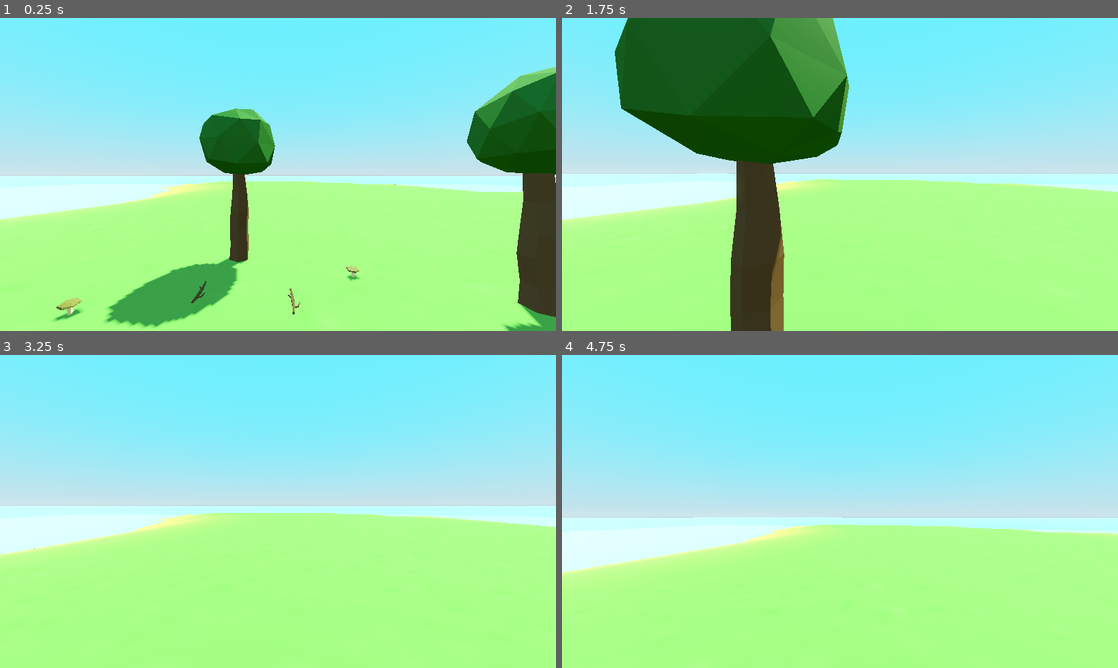
Above: before the commit, frames 1-4 (two rows, left to right).
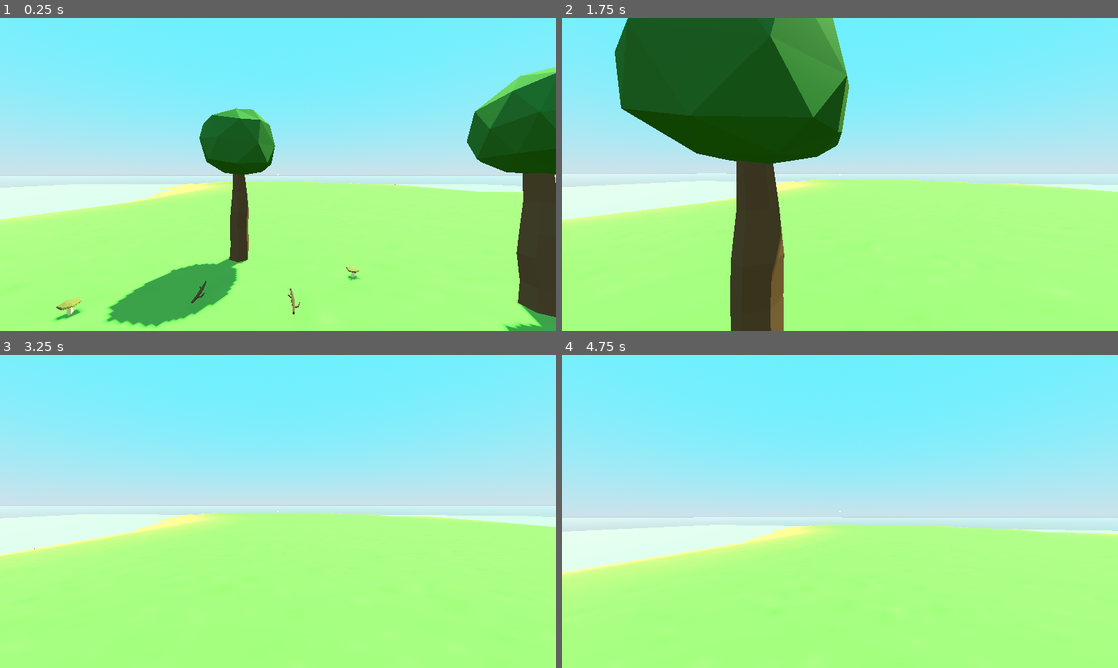
Above: after the commit, the same moments.

Repository: yrubner/3DSurvivalGD
Game: Godot game, scene res://game/main_game.tscn
The game is run twice, just before and just after one commit, with the same random seed, the same clock (stepped at 60 frames per second) and the same inputs.
Inputs (mouse positions are in pixels of both pictures, inside the frame that each line leads up to):
- Up to frame 1 (0.25 s): no input
- Up to frame 2 (1.75 s): tap Enter at 0.5 s; move the mouse to (867, 174) at 0.52 s; hold W (move_forward) from 0.53 s (still down); tap F (interact) at 0.6, 1.35 s; tap Space (jump) at 0.77, 1.52 s; move the mouse to (812, 174) at 1.27 s
- Up to frame 3 (3.25 s): keep holding W (move_forward); move the mouse to (289, 505) at 2.02 s; hold Shift (sprint) 2.03-2.78 s; tap F (interact) at 2.3, 2.85 s; move the mouse to (272, 517) at 2.77 s; tap Space (jump) at 3.02 s
- Up to frame 4 (4.75 s): keep holding W (move_forward); tap Space (jump) at 3.5, 3.77, 4.52 s; move the mouse to (878, 514) at 3.52 s; tap F (interact) at 3.6, 4.55 s; tap Enter at 4.25 s; move the mouse to (795, 508) at 4.27 s; tap Shift (sprint) at 4.35 s

The runs differ from the first frame. In frame 1, 0.2% of the frame differs, in the area x 9-97%, y 49-100%; in frame 2, 0.1%; in frame 3, 0.2%; in frame 4, 0.4%, in the area x 0-100%, y 49-70%.

Commit message:
Finished Lesson 4: HUD, Events and Bulletins

Diff:
--- a/actors/player/interaction_ray_cast.gd
+++ b/actors/player/interaction_ray_cast.gd
@@ -1,7 +1,20 @@
 extends RayCast3D
 
+var is_hitting := false
+
 func check_interaction() -> void:
-	if is_colliding() and Input.is_action_just_pressed("interact"):
+	if is_colliding():
 		var collider := get_collider()
-		if collider is Interactable:
+		if not collider is Interactable:
+			return
+
+		if Input.is_action_just_pressed("interact"):
 			collider.start_interaction()
+
+		if not is_hitting:
+			is_hitting = true
+			EventSystem.BUL_create_bulletin.emit(BulletinConfig.Keys.InteractionPrompt, collider.prompt)
+
+	elif is_hitting:
+		is_hitting = false
+		EventSystem.BUL_destroy_bulletin.emit(BulletinConfig.Keys.InteractionPrompt)
--- /dev/null
+++ b/bulletins/bulletin.gd
@@ -0,0 +1,5 @@
+extends Control
+class_name Bulletin
+
+func initialize(_extra_arg) -> void:
+	return
--- /dev/null
+++ b/bulletins/interaction_prompt.gd
@@ -0,0 +1,10 @@
+extends Bulletin
+
+var prompt_text := ""
+
+func initialize(prompt) -> void:
+	if prompt is String:
+		prompt_text = prompt
+
+func _ready() -> void:
+	$Label.text = prompt_text
--- /dev/null
+++ b/bulletins/interaction_prompt.tscn
@@ -0,0 +1,30 @@
+[gd_scene load_steps=2 format=3 uid="uid://ccgt2wk1bx12i"]
+
+[ext_resource type="Script" path="res://bulletins/interaction_prompt.gd" id="1_wphqp"]
+
+[node name="InteractionPrompt" type="Control"]
+layout_mode = 3
+anchors_preset = 15
+anchor_right = 1.0
+anchor_bottom = 1.0
+grow_horizontal = 2
+grow_vertical = 2
+script = ExtResource("1_wphqp")
+
+[node name="Label" type="Label" parent="."]
+custom_minimum_size = Vector2(128, 64)
+layout_mode = 1
+anchors_preset = 8
+anchor_left = 0.5
+anchor_top = 0.5
+anchor_right = 0.5
+anchor_bottom = 0.5
+offset_left = 16.0
+offset_top = -32.0
+offset_right = 144.0
+offset_bottom = 32.0
+grow_horizontal = 2
+grow_vertical = 2
+horizontal_alignment = 1
+vertical_alignment = 1
+autowrap_mode = 2
--- /dev/null
+++ b/game/configs/bulletin_config.gd
@@ -0,0 +1,12 @@
+class_name BulletinConfig
+
+enum Keys {
+	InteractionPrompt
+}
+
+const BULLETIN_PATHS := {
+	Keys.InteractionPrompt : "res://bulletins/interaction_prompt.tscn"
+}
+
+static func get_bulletin(key: Keys) -> Bulletin:
+	return load(BULLETIN_PATHS.get(key)).instantiate()
--- /dev/null
+++ b/game/event_system.gd
@@ -0,0 +1,4 @@
+extends Node
+
+signal BUL_create_bulletin
+signal BUL_destroy_bulletin
--- a/game/main_game.tscn
+++ b/game/main_game.tscn
@@ -7,6 +7,8 @@
 [ext_resource type="PackedScene" uid="uid://dodoau30lplsf" path="res://items/interactables/pickupable_stone.tscn" id="4_6gvqf"]
 [ext_resource type="PackedScene" uid="uid://exumtkt8hkx8" path="res://actors/player/player.tscn" id="4_u0cic"]
 [ext_resource type="PackedScene" uid="uid://cls3saowc4ncq" path="res://items/interactables/pickupable_plant.tscn" id="7_ic4rf"]
+[ext_resource type="PackedScene" uid="uid://cceeqrk7xp2jr" path="res://ui/hud/hud.tscn" id="8_qej0l"]
+[ext_resource type="Script" path="res://game/managers/bulletin_controller.gd" id="9_epj8d"]
 
 [sub_resource type="ConcavePolygonShape3D" id="ConcavePolygonShape3D_plexv"]
 data = PackedVector3Array(142.68, -5, -142.685, 150, -5, -150, 150, -5, -142.685, 142.68, -5, -142.685, 142.68, -5, -15 …(226880 unchanged characters)…
@@ -33,7 +35,15 @@
 ambient_light_color = Color(0.755055, 0.843009, 0.515851, 1)
 ambient_light_sky_contribution = 0.5
 tonemap_mode = 2
-glow_enabled = true
+glow_bloom = 0.1
+fog_light_color = Color(0.733678, 0.644419, 3.85046e-07, 1)
+fog_light_energy = 4.02
+fog_sun_scatter = 0.5
+fog_density = 0.001
+volumetric_fog_enabled = true
+volumetric_fog_density = 0.005
+volumetric_fog_albedo = Color(0.999999, 0.997062, 0.746328, 1)
+volumetric_fog_anisotropy = 0.6
 
 [node name="MainGame" type="Node"]
 
@@ -70,6 +80,9 @@
 [node name="PickupableStick2" parent="StageController/Island/Terrain" instance=ExtResource("3_ueein")]
 transform = Transform3D(1, 0, 0, 0, 1, 0, 0, 0, 1, -1.45137, 0, -3.80892)
 
+[node name="PickupablePlant" parent="StageController/Island/Terrain" instance=ExtResource("7_ic4rf")]
+transform = Transform3D(1, 0, 0, 0, 1, 0, 0, 0, 1, -3.3473, 2.38419e-07, -0.514198)
+
 [node name="Mushroom" parent="StageController/Island" instance=ExtResource("3_qlyud")]
 transform = Transform3D(1, 0, 0, 0, 1, 0, 0, 0, 1, -3.27423, 0, -3.20586)
 
@@ -91,5 +104,11 @@
 [node name="Player" parent="StageController/Island" instance=ExtResource("4_u0cic")]
 transform = Transform3D(1, 0, 0, 0, 1, 0, 0, 0, 1, 0, 2, 0)
 
-[node name="PickupablePlant" parent="." instance=ExtResource("7_ic4rf")]
-transform = Transform3D(1, 0, 0, 0, 1, 0, 0, 0, 1, -3.3473, 2.38419e-07, -0.514198)
+[node name="UILayer" type="CanvasLayer" parent="."]
+
+[node name="HUDController" type="Node" parent="UILayer"]
+
+[node name="HUD" parent="UILayer/HUDController" instance=ExtResource("8_qej0l")]
+
+[node name="BulletinController" type="Node" parent="UILayer"]
+script = ExtResource("9_epj8d")
--- /dev/null
+++ b/game/managers/bulletin_controller.gd
@@ -0,0 +1,23 @@
+extends Node
+
+var bulletins := {}
+
+func _enter_tree() -> void:
+	EventSystem.BUL_create_bulletin.connect(create_bulletin)
+	EventSystem.BUL_destroy_bulletin.connect(destroy_bulletin)
+
+func create_bulletin(key : BulletinConfig.Keys, extra_arg = null) -> void:
+	if bulletins.has(key):
+		return
+
+	var new_bulletin := BulletinConfig.get_bulletin(key)
+	new_bulletin.initialize(extra_arg)
+	add_child(new_bulletin)
+	bulletins[key] = new_bulletin
+
+func destroy_bulletin(key : BulletinConfig.Keys) -> void:
+	if not bulletins.has(key):
+		return
+
+	bulletins[key].queue_free()
+	bulletins.erase(key)
--- a/project.godot
+++ b/project.godot
@@ -14,6 +14,10 @@
 run/main_scene="res://game/main_game.tscn"
 config/features=PackedStringArray("4.3", "Forward Plus")
 config/icon="res://icon.svg"
+
+[autoload]
+
+EventSystem="*res://game/event_system.gd"
 
 [display]
 
--- /dev/null
+++ b/ui/hud/hud.tscn
@@ -0,0 +1,28 @@
+[gd_scene load_steps=2 format=3 uid="uid://cceeqrk7xp2jr"]
+
+[ext_resource type="Texture2D" uid="uid://cba5saeo5efyn" path="res://assets/textures/circle32.png" id="1_hve3k"]
+
+[node name="HUD" type="Control"]
+layout_mode = 3
+anchors_preset = 15
+anchor_right = 1.0
+anchor_bottom = 1.0
+grow_horizontal = 2
+grow_vertical = 2
+
+[node name="Crosshair" type="TextureRect" parent="."]
+custom_minimum_size = Vector2(4, 4)
+layout_mode = 1
+anchors_preset = 8
+anchor_left = 0.5
+anchor_top = 0.5
+anchor_right = 0.5
+anchor_bottom = 0.5
+offset_left = -2.0
+offset_top = -2.0
+offset_right = 2.0
+offset_bottom = 2.0
+grow_horizontal = 2
+grow_vertical = 2
+texture = ExtResource("1_hve3k")
+expand_mode = 1
Not shown: 1 places in game/main_game.tscn that only renumber resources
